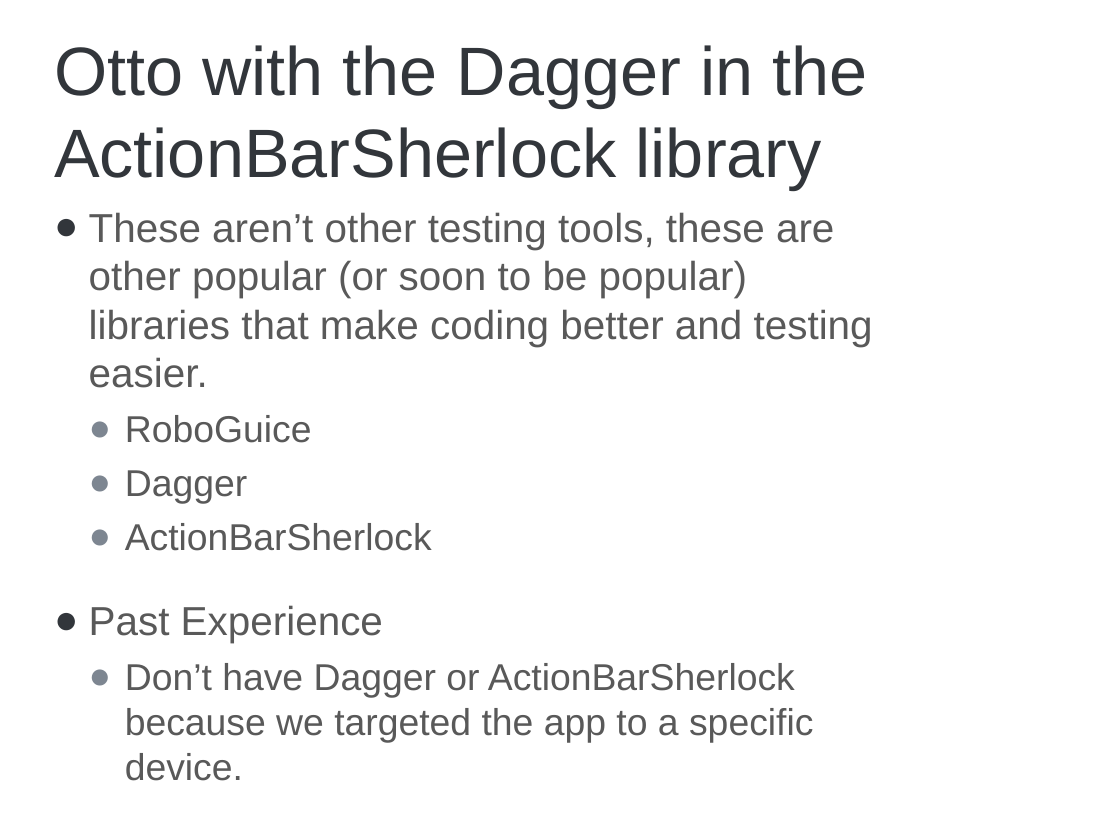
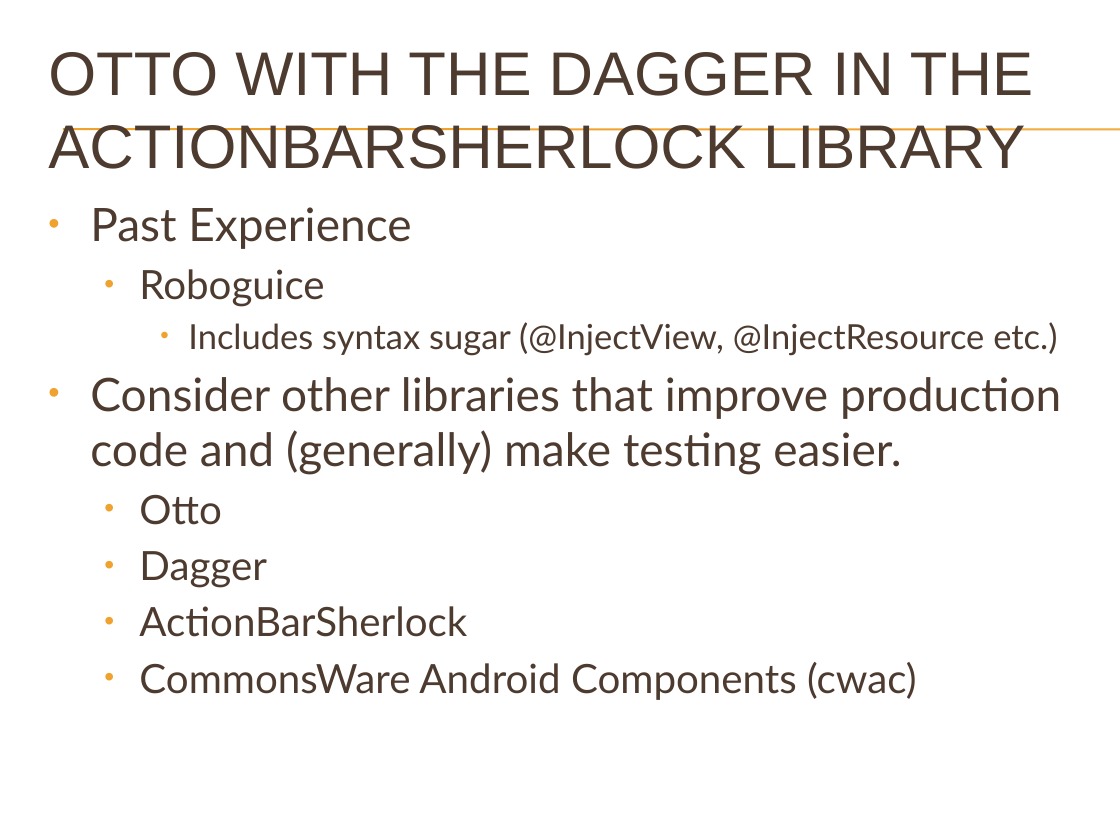
Before and after one commit to brycep/thomas, a slide deck: slide 12 of thomas-android/src/main/presentations/Unit Testing.pptx (slide 10 before the commit). Drawn at 1120x840 pixels with LibreOffice and Linux fonts; fonts in the diff are those of the drawing; background and template pictures are left out. Boxes give left, top, right and bottom in pixels: in the first picture for what was removed or moved away, otherwise in the second. Text is boxed around its words. In the diff, an @@ line names an element or a change of style, - is before the commit and + after.

Commit message:
Updated presentation theme and content. Should be more or less final at this point.

```diff
--- a/thomas-android/src/main/presentations/Unit Testing.pptx
+++ b/thomas-android/src/main/presentations/Unit Testing.pptx
@@ title at box(48, 52, 1033, 169): text changed; size 44 to 39.6 pt; text colour #32363B to #4E3B30 @@
-Otto with the Dagger in the ActionBarSherlock library
+OTTO WITH THE DAGGER IN THE ACTIONBARSHERLOCK LIBRARY
@@ line added from (63, 129) to (1120, 129), #F0A22E 0.75 pt @@
@@ line added from (63, 130) to (1120, 130), #F0A22E 0.75 pt @@
@@ text at box(90, 207, 1061, 525): text changed; size 26 to 29.6 pt; font Arial to Lato; text colour #595959 to #4E3B30 @@
-● These aren’t other testing tools, these are other popular (or soon to be popular) libraries that make coding better and testing easier.
-  ● RoboGuice
+• Past Experience
+  • Roboguice
+    • Includes syntax sugar (@InjectView, @InjectResource etc.)
+• Consider other libraries that improve production code and (generally) make testing easier.
+  • Otto
@@ text at box(139, 551, 467, 637): size 24 to 25.9 pt, font Arial to Lato, text colour #595959 to #4E3B30 in "Dagger", "ActionBarSherlock"; bullet ● to •; bullet colour #7D8691 to #F0A22E @@
@@ text at box(139, 662, 917, 700): text changed; size 24 to 25.9 pt; font Arial to Lato; text colour #595959 to #4E3B30 @@
-● Past Experience
-  ● Don’t have Dagger or ActionBarSherlock because we targeted the app to a specific device.
+  • CommonsWare Android Components (cwac)
```
Also in this commit, not shown: 8 other slides changed, 5 slides added, 3 slides removed.
